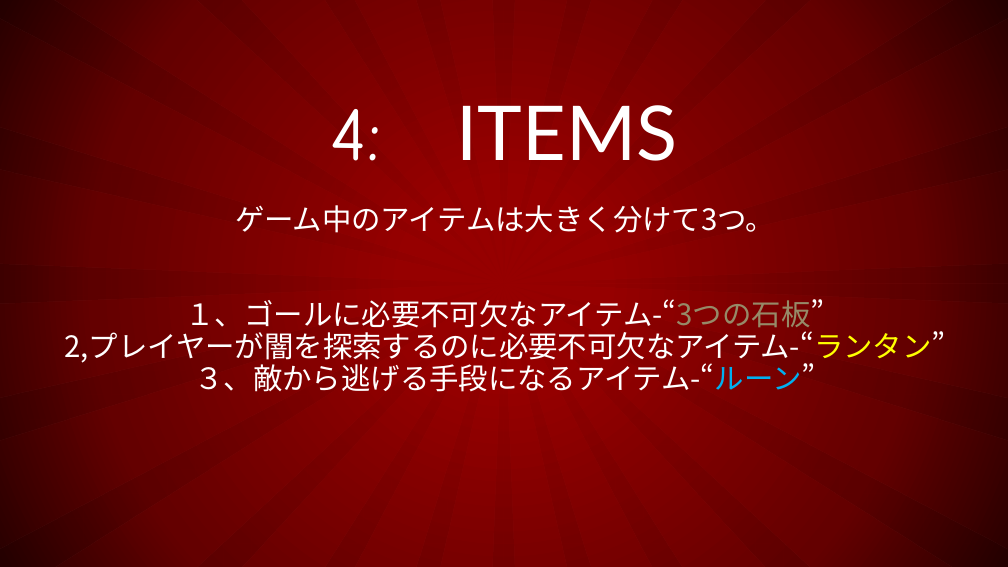
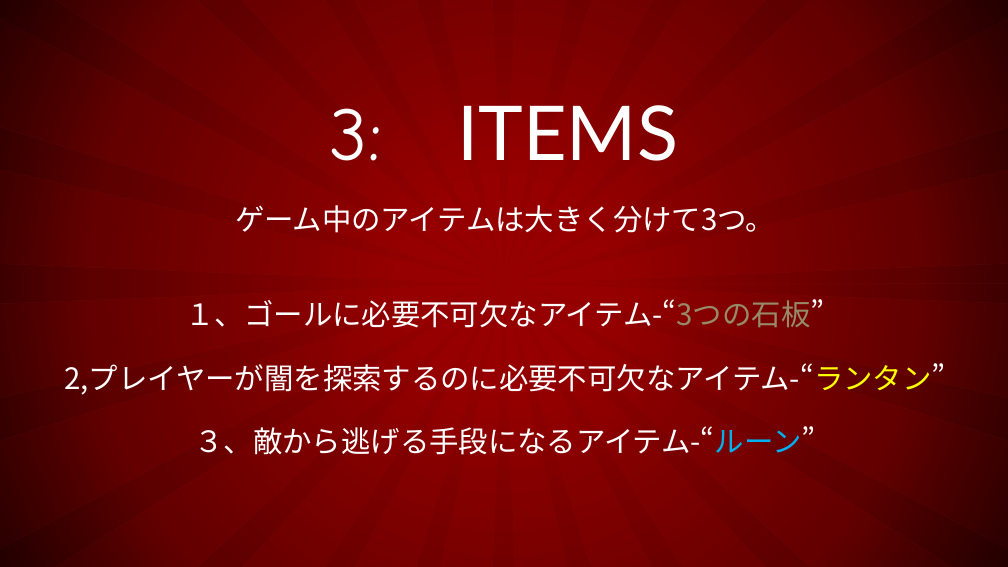
Before and after one commit to 1816025/UE4-Project, a slide deck: slide 7 of TEAM2020.pptx (slide 8 before the commit). Drawn at 1008x567 pixels with LibreOffice and Linux fonts; fonts in the diff are those of the drawing. Boxes give left, top, right and bottom in pixels: in the first picture for what was removed or moved away, otherwise in the second. Text is boxed around its words. In the diff, an @@ line names an element or a change of style, - is before the commit and + after.

```diff
--- a/TEAM2020.pptx
+++ b/TEAM2020.pptx
@@ title at bbox=[330, 105, 678, 161]: text changed @@
-4: ITEMS
+3: ITEMS
@@ text "ゲーム中のアイテムは大きく分けて3つ。" rewrapped from bbox=[64, 205, 945, 392] to bbox=[64, 205, 945, 455] @@
```
Also in this commit, not shown: 8 other slides changed, 4 slides added, 6 slides removed.
